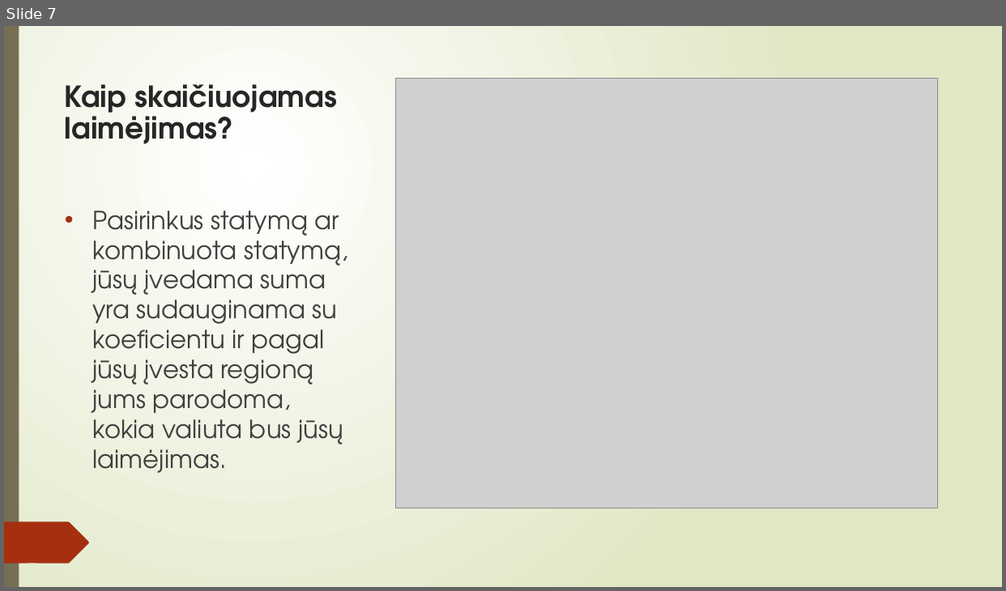
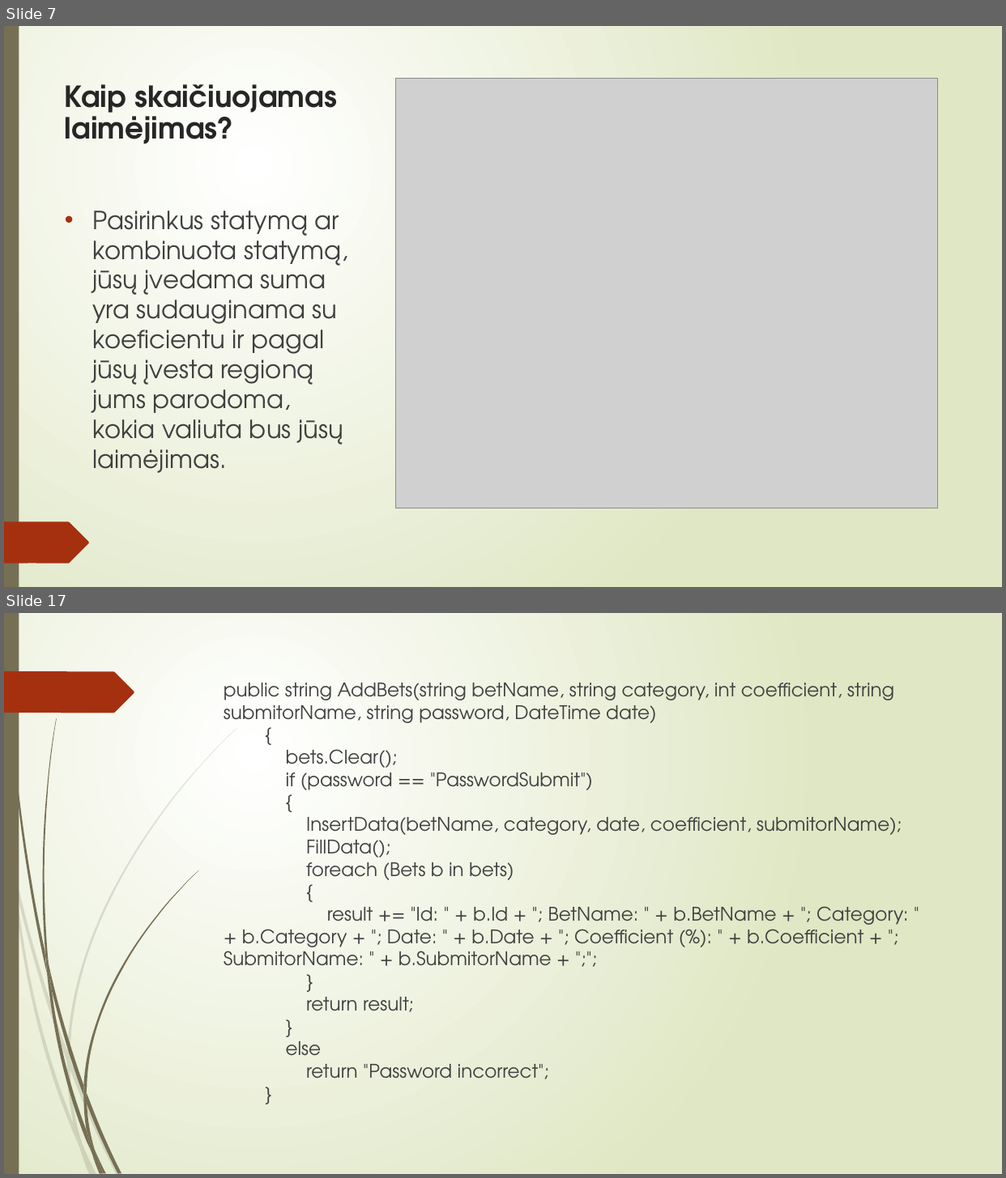
Before and after one commit to PetrasBukelis/WebServiceFinalProject, a slide deck: Bets4You Pristatymas.pptx. Shown one above the other, each under a label of ours: slide 7 before the commit, slides 7 and 17 after it; the slides between them are not shown. The pictures are 1006x591 and 1006x1178 pixels, drawn with LibreOffice and Linux fonts; fonts in the diff are those of the drawing; grey boxes stand for pictures. Boxes give left, top, right and bottom in pixels: in the first picture for what was removed or moved away, otherwise in the second. Text is boxed around its words. In the diff, an @@ line names an element or a change of style, - is before the commit and + after.

Commit message:
DONE

```diff
--- a/Bets4You Pristatymas.pptx
+++ b/Bets4You Pristatymas.pptx
@@ slide 17 added at box(4, 613, 1002, 1174), background gradient #FFFFFF to #DFE8C4; not listed: 23 template elements that a slide beside it also shows @@
@@ rectangle added at box(4, 613, 19, 1174), fill #766F54 @@
@@ text added at box(224, 683, 908, 1080), 18 pt, text #404040 @@
+public string AddBets(string betName, string category, int coefficient, string submitorName, string password, DateTime date)
+{
+bets.Clear();
+if (password == "PasswordSubmit")
+{
+InsertData(betName, category, date, coefficient, submitorName);
+FillData();
+foreach (Bets b in bets)
+{
+result += "Id: " + b.Id + "; BetName: " + b.BetName + "; Category: " + b.Category + "; Date: " + b.Date + "; Coefficient (%): " + b.Coefficient + "; SubmitorName: " + b.SubmitorName + ";";
+}
+return result;
+}
+else
+return "Password incorrect";
+}
```
Also in this commit, not shown: 13 other slides added.
